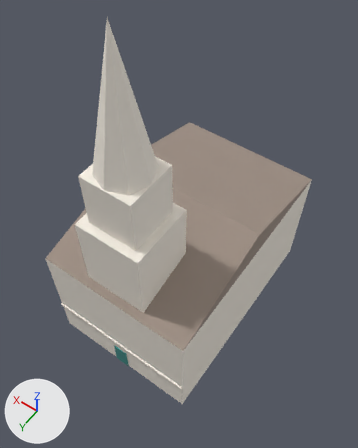
A saved change to the glTF model newcity/chunk_-1_3.glb.
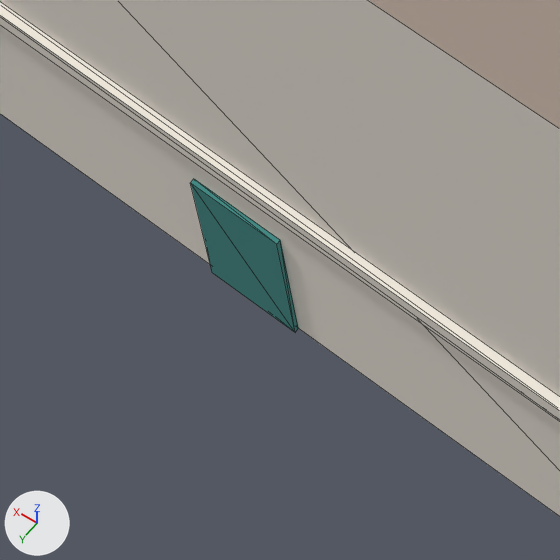
Old and new are each drawn whole from a 50 mm camera at (-51.2, -186.8, 39.4) aimed at (-39.0, -204.0, 12.4) and again close up on the part from 25% to 46% of the width and 72% to 89% of the height. Lighting does not change. The marker at lower left points along +X, +Y and +Z. The first two pictures are the older version. The close-ups show mesh edges as thin lines. Vertices at exactly the same position are counted once.

The first close-up shows 'chunk_-1_3__building'.
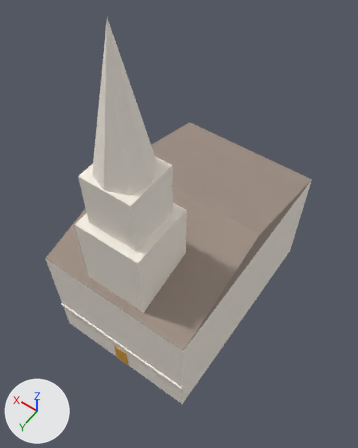
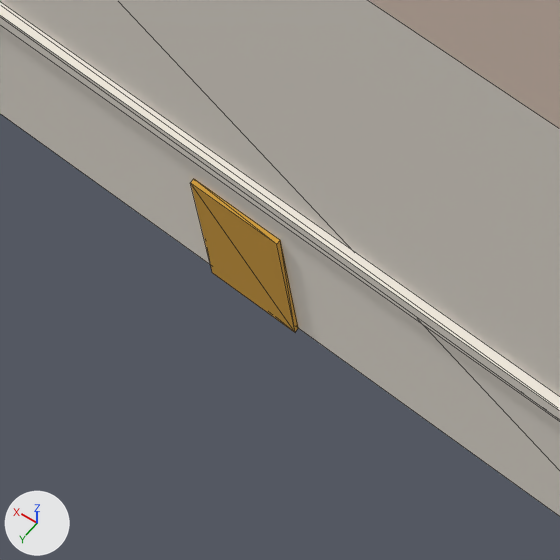
Boxes [x1, y1, x2, y2] around the edits, measured in the close-ups (560 x 560 px):
part 1 of me_bld_hill_chapel, recoloured (cyan to orange)
    both: [191, 179, 298, 332]

What changed in the scene script:
```text
Add mat_nc_door_mustard:
    mat_nc_door_mustard = principled_material('nc_door_mustard')
    mat_nc_door_mustard.base_color = (0.694, 0.366, 0.0423)  # orange #d9a33a
    mat_nc_door_mustard.roughness = 0.9
Change me_bld_hill_chapel:
    where me_bld_hill_chapel.from_pydata(...)  # 26 vertices, 42 faces; spans x -44.0..-32.0, y -215.5..-197.4, z 0.0..12.4
    used by ob_chunk__1_3__building; location = (0.0, 0.0, 0.0)
    me_bld_hill_chapel part 1: all 12 faces that had it switch from mat_nc_door_teal (cyan #3f8f8a) to mat_nc_door_mustard (orange #d9a33a)
```
